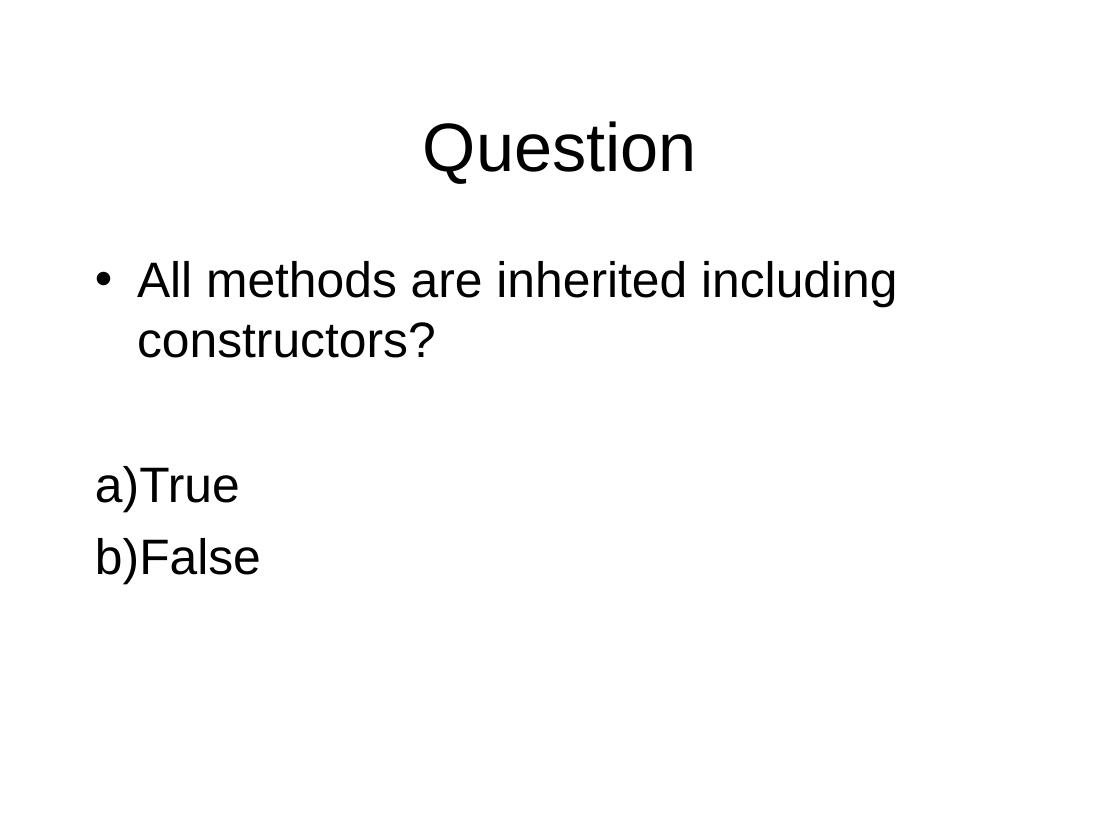
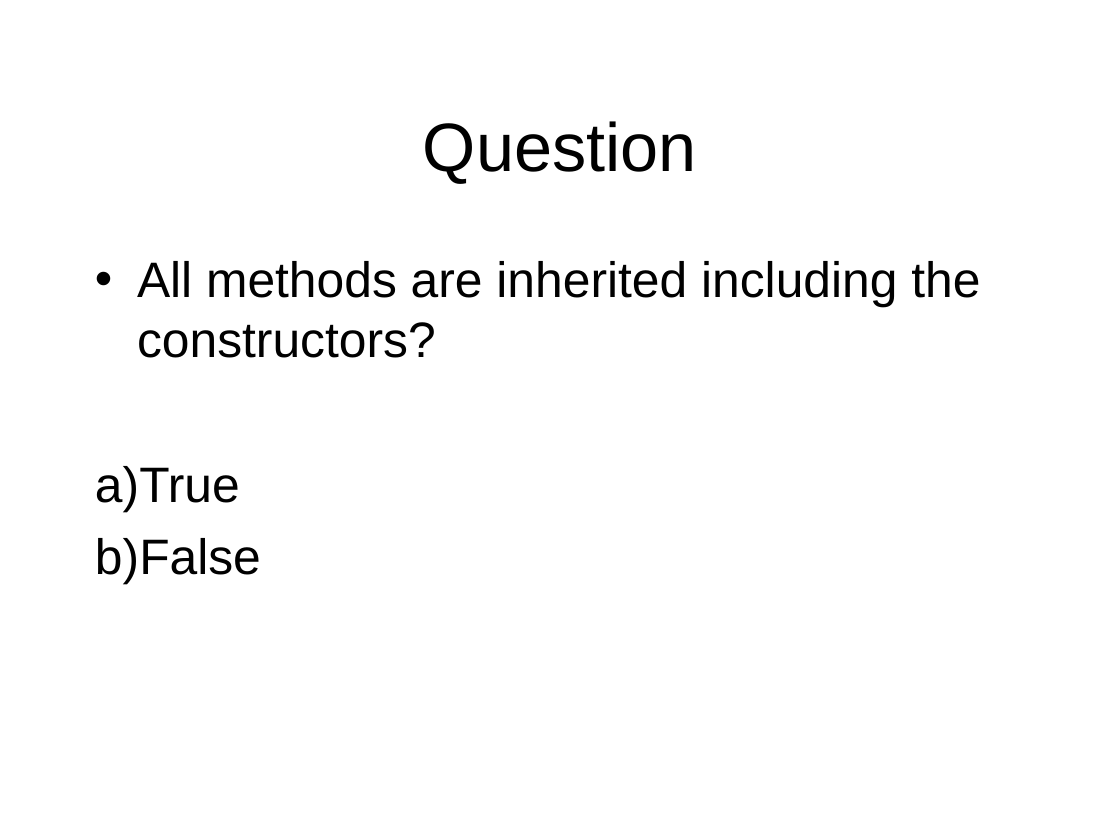
Before and after one commit to octaviordz/zjnu2017.github.io, a slide deck: slide 18 of OOP/lectures/040--Inheritance.and.Interfaces.ppt (slide 25 before the commit). Drawn at 1120x840 pixels with LibreOffice and Linux fonts; fonts in the diff are those of the drawing. Boxes give left, top, right and bottom in pixels: in the first picture for what was removed or moved away, otherwise in the second. Text is boxed around its words. In the diff, an @@ line names an element or a change of style, - is before the commit and + after.

Commit message:
Update slides additional questions and facts.

```diff
--- a/OOP/lectures/040--Inheritance.and.Interfaces.ppt
+++ b/OOP/lectures/040--Inheritance.and.Interfaces.ppt
@@ text at [137, 261, 980, 358]: text changed @@
-• All methods are inherited including constructors?
+• All methods are inherited including the constructors?
```
Also in this commit, not shown: 31 other slides changed, 6 slides added, 8 slides removed, 1 other file.
